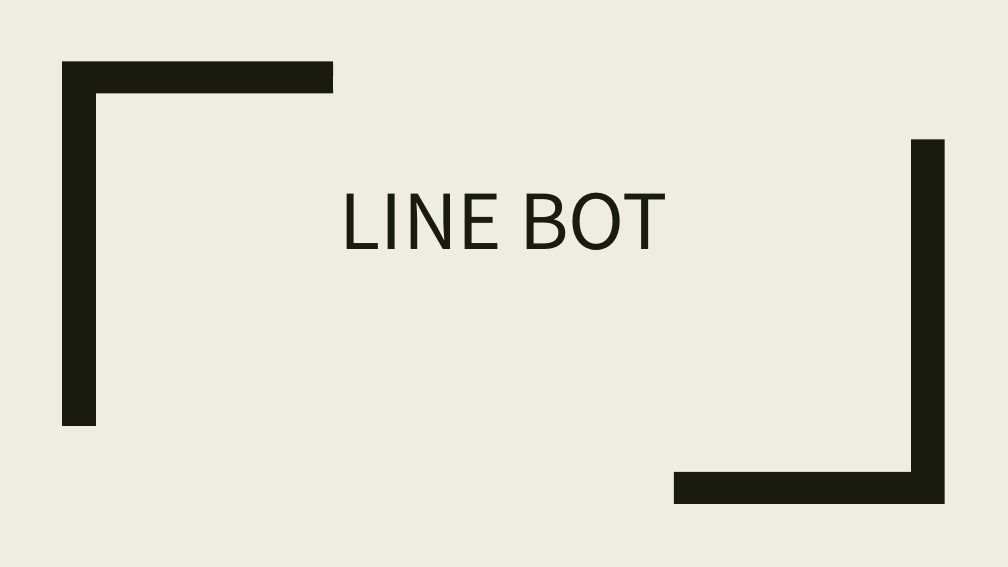
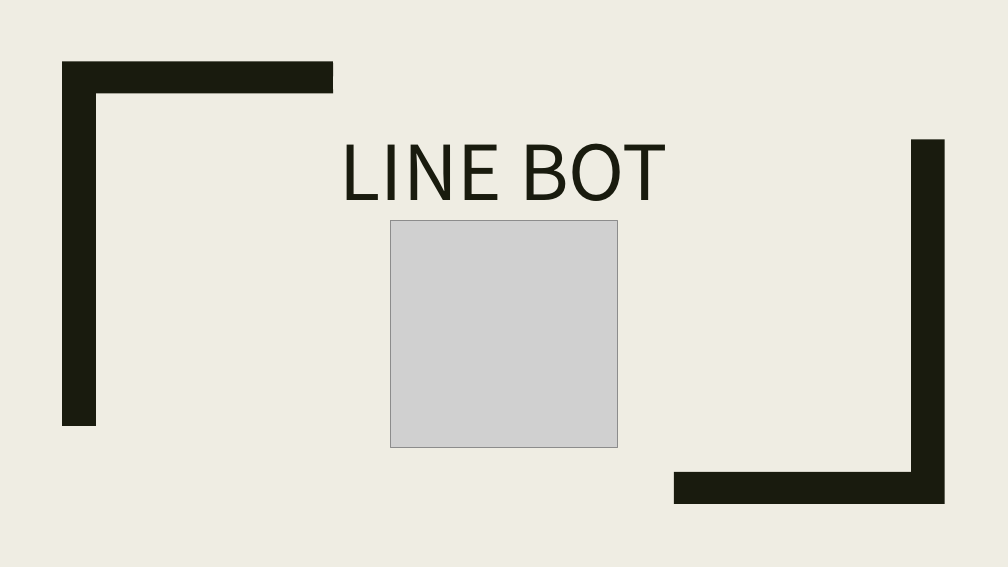
Before and after one commit to hjingjhih/line-python-aws, a slide deck: slide 1 of LINEBOT簡單回應.pptx. Drawn at 1008x567 pixels with LibreOffice and Linux fonts; fonts in the diff are those of the drawing; grey boxes stand for pictures. Boxes give left, top, right and bottom in pixels: in the first picture for what was removed or moved away, otherwise in the second. Text is boxed around its words. In the diff, an @@ line names an element or a change of style, - is before the commit and + after.

```diff
--- a/LINEBOT簡單回應.pptx
+++ b/LINEBOT簡單回應.pptx
@@ title "LINE BOT" moved from (x1=340, y1=192, x2=668, y2=250) to (x1=340, y1=143, x2=668, y2=201) @@
@@ picture added at (x1=391, y1=221, x2=618, y2=448) @@
```
Also in this commit, not shown: 1 other file.
